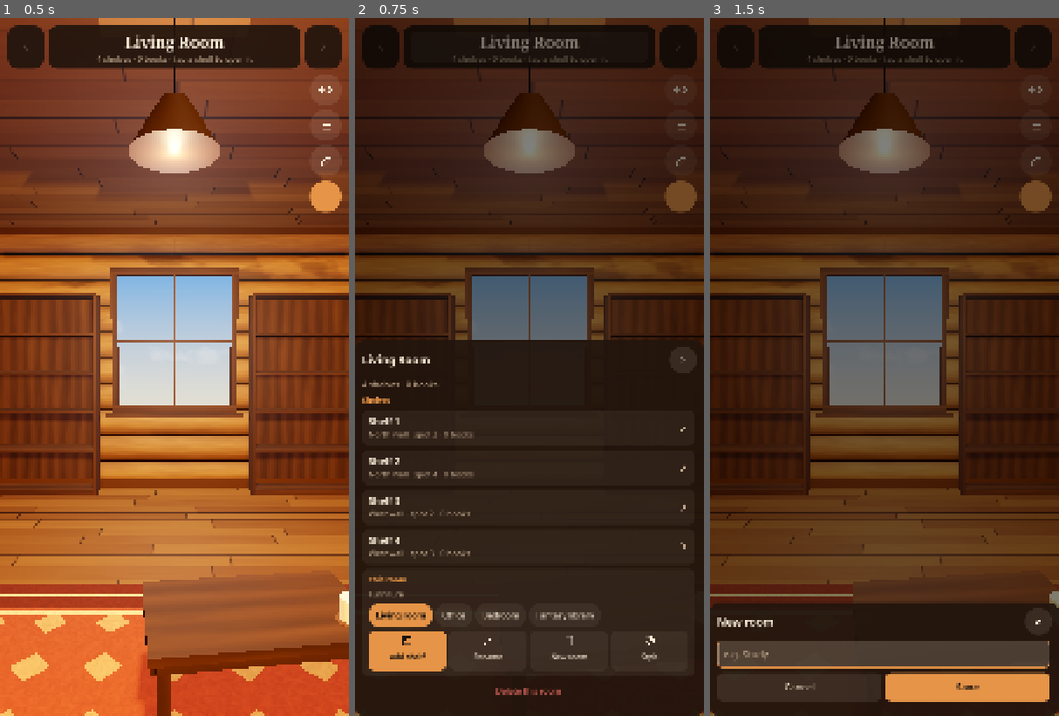
Above: before the commit, frames 1-3 (left to right).
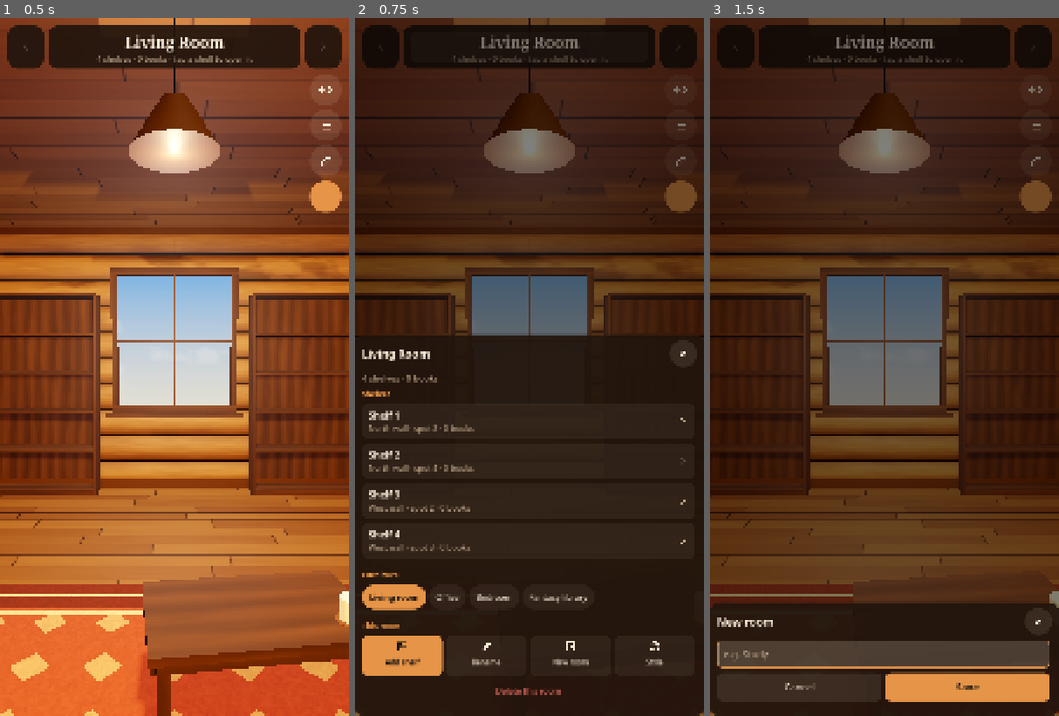
Above: after the commit, the same moments.

Repository: TheGoobsy/shelfcontrol
Game: Godot game, scene res://scenes/main.tscn
Two runs of this game, one before a commit and one after it. Both use one fixed random seed, a clock stepped at 60 frames per second and the inputs below.
Inputs (mouse positions are in pixels of both pictures, inside the frame that each line leads up to):
- Up to frame 1 (0.5 s): no input
- Up to frame 2 (0.75 s): click (529, 45) at 0.52 s
- Up to frame 3 (1.5 s): click "New room" at 1.25 s

Frame 1 is identical in both runs. In frame 2, 6.4% of the frame differs, in the area x 0-100%, y 45-95%; in frame 3, nothing differs.

Commit message:
Room menu: furniture chips and action tiles sit on the sheet, not in a card
Co-Authored-By: Claude Fable 5.1 <noreply@anthropic.com>

Diff:
--- a/scripts/ui/dialogs.gd
+++ b/scripts/ui/dialogs.gd
@@ -530,15 +530,17 @@
 	if not door_parts.is_empty():
 		c.add_child(hud.label(tr("Doors: ") + " · ".join(PackedStringArray(door_parts)), "SubLabel"))
 
-	var this_room := hud.section(c, "This room")
-	this_room.add_child(hud.label("Furniture", "SubLabel"))
+	c.add_child(hud.spacer(6))
+	c.add_child(hud.label("Furniture", "SectionLabel"))
 	var type_opts: Array = []
 	for tid in Styles.room_type_ids():
 		type_opts.append([tid, Styles.room_type(tid)["name"]])
-	hud.segmented(this_room, type_opts, str(room.get("type", "living")), func(k):
+	hud.segmented(c, type_opts, str(room.get("type", "living")), func(k):
 		Library.set_room_type(rid, k)
 		hud.toast(tr("%s is now a %s") % [str(room.get("name", "")), tr(Styles.room_type(k)["name"]).to_lower()]), true)
-	hud.tiles(this_room, [
+	c.add_child(hud.spacer(6))
+	c.add_child(hud.label("This room", "SectionLabel"))
+	hud.tiles(c, [
 		{"label": "Add shelf", "icon": "shelf", "accent": true, "cb": func(): _add_shelf_picker(rid)},
 		{"label": "Rename", "icon": "pencil", "cb": func():
 			prompt("Rename room", str(room["name"]), "Room name", func(t: String): Library.rename_room(rid, t))},
